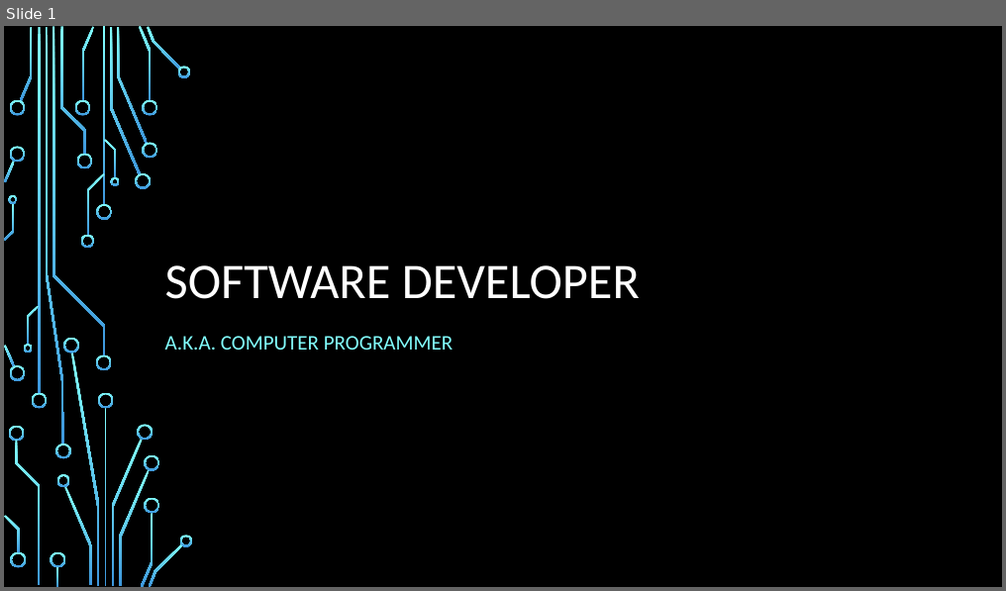
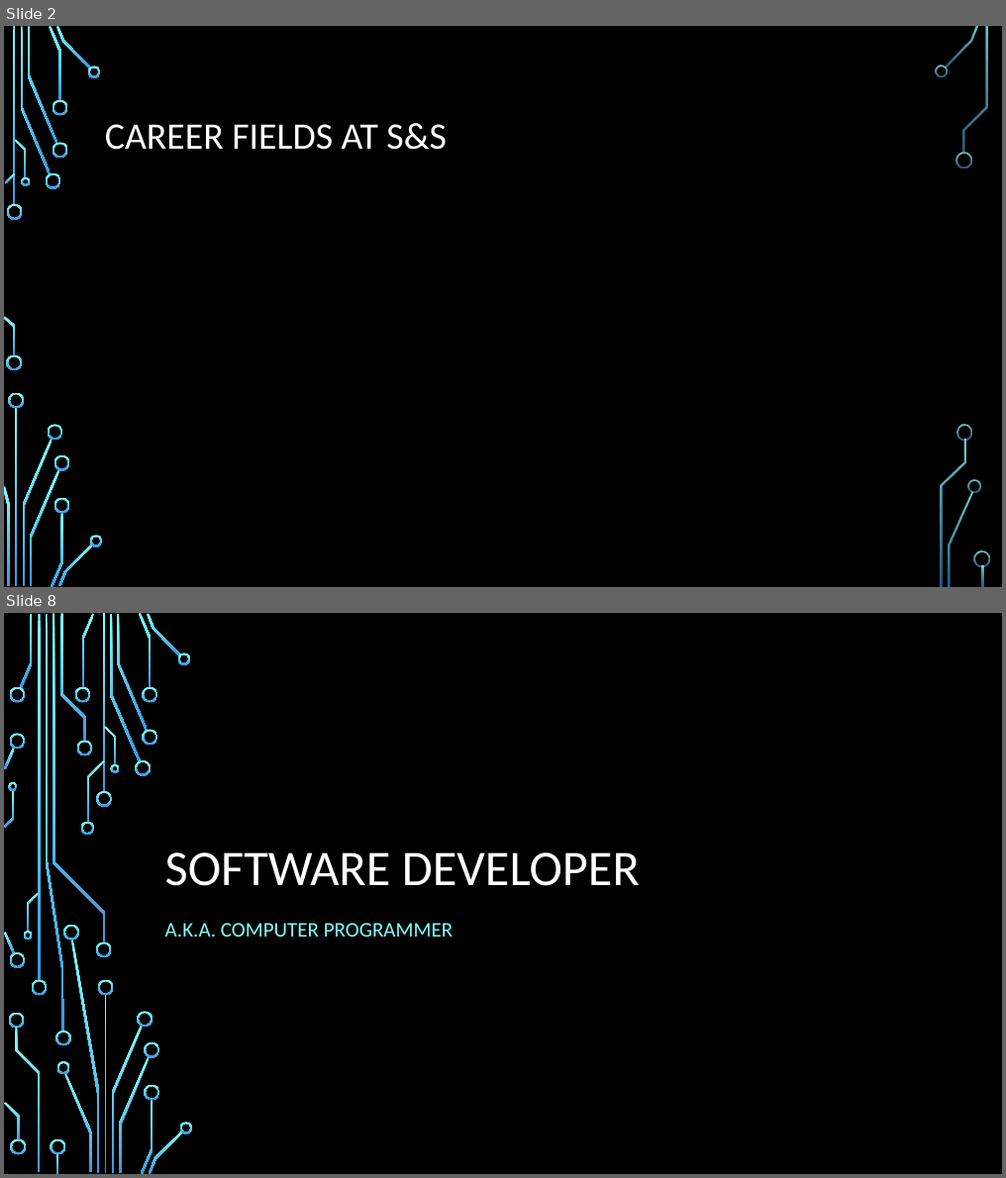
Before and after one commit to daviddcbud/TrainingApp, a slide deck: PowerPointSlids.pptx. Shown one above the other, each under a label of ours: slide 1 before the commit, slides 2 and 8 after it; the slides between them are not shown. The pictures are 1006x591 and 1006x1178 pixels, drawn with LibreOffice and Linux fonts; fonts in the diff are those of the drawing; background and template pictures are left out. Boxes give left, top, right and bottom in pixels: in the first picture for what was removed or moved away, otherwise in the second. Text is boxed around its words. In the diff, an @@ line names an element or a change of style, - is before the commit and + after.

```diff
--- a/PowerPointSlids.pptx
+++ b/PowerPointSlids.pptx
@@ slide 2 added at <box>4,26,1002,587</box>, background picture (left out) @@
@@ title added at <box>105,123,446,150</box>, 36 pt, text #FFFFFF @@
+CAREER FIELDS AT S&S
@@ group added at <box>4,26,990,587</box>: 33 freeform shapes, 3 rectangles @@
@@ what was slide 1 is now slide 8 @@
```
Also in this commit, not shown: 1 slide changed, 6 other slides added, 4 other files.
